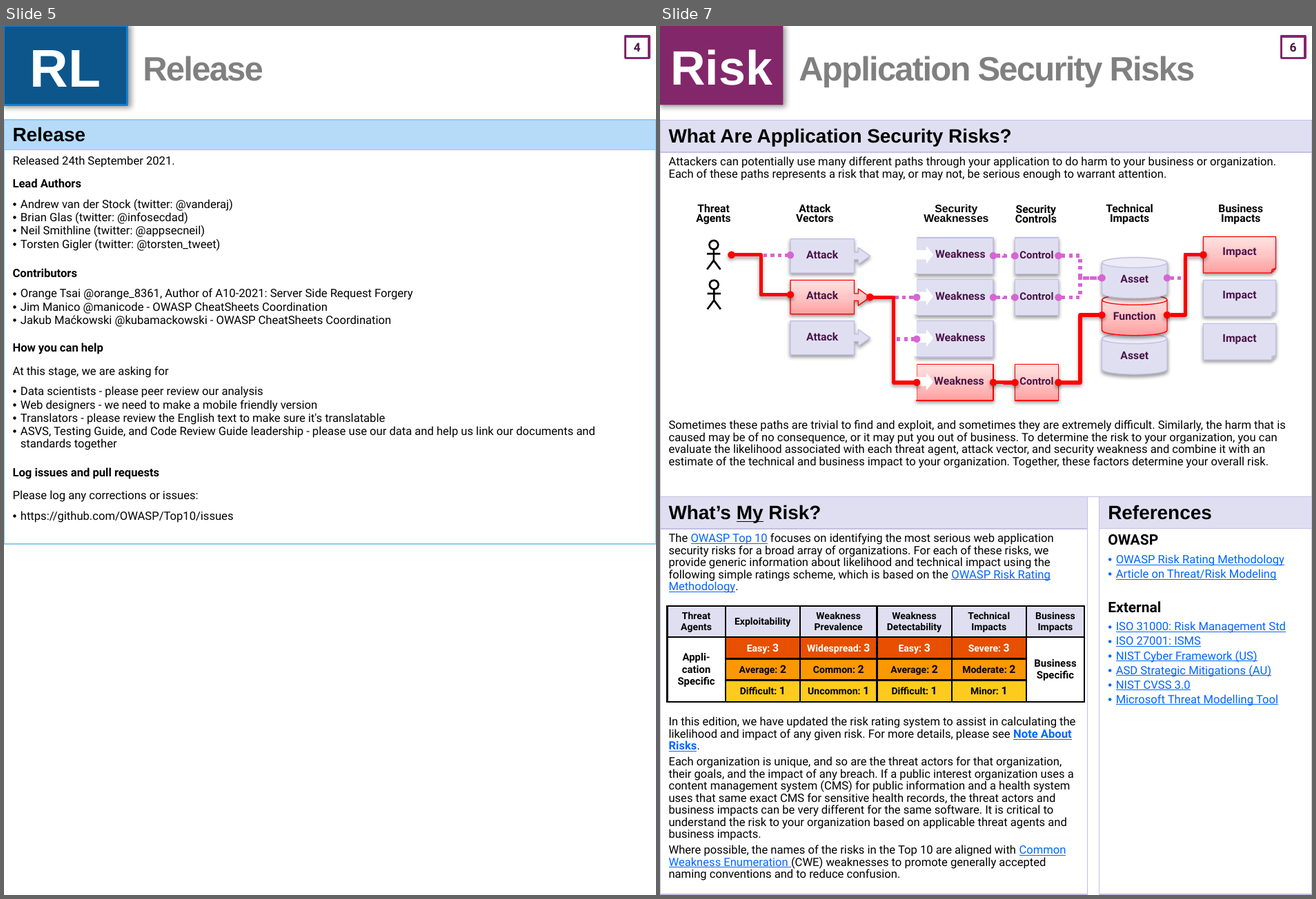
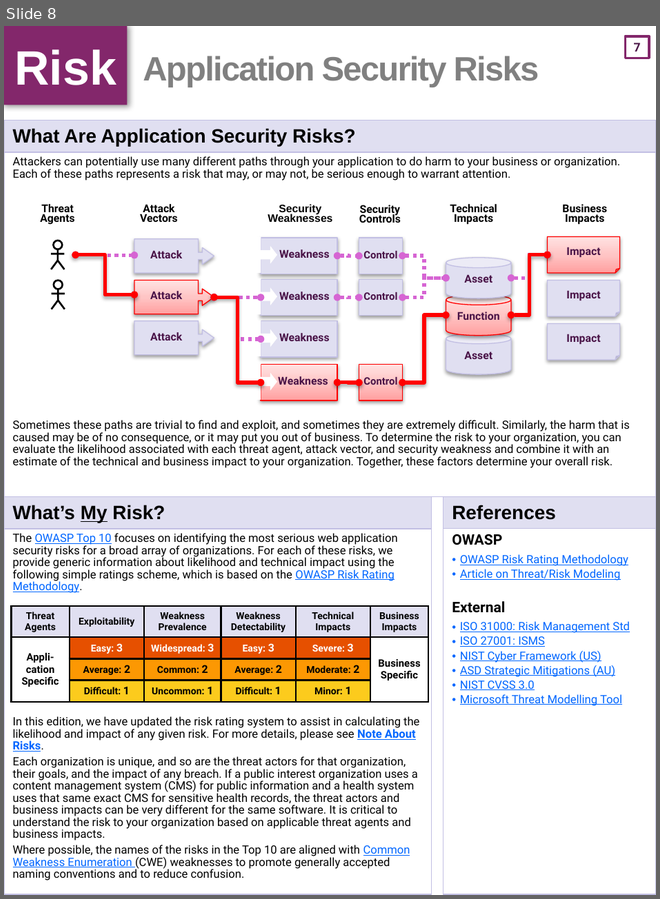
Before and after one commit to OWASP/Top10, a slide deck: 2021/docs/OWASP Top 10-2021 (en).pptx. Shown side by side, each under a label of ours: slides 5 and 7 before the commit, slide 8 after it; the slides between them are not shown. The pictures are 1316x899 and 660x899 pixels, drawn with LibreOffice and Linux fonts; fonts in the diff are those of the drawing. Boxes give left, top, right and bottom in pixels: in the first picture for what was removed or moved away, otherwise in the second. Text is boxed around its words. In the diff, an @@ line names an element or a change of style, - is before the commit and + after.

```diff
--- a/2021/docs/OWASP Top 10-2021 (en).pptx
+++ b/2021/docs/OWASP Top 10-2021 (en).pptx
@@ slide 5 removed at [4, 26, 656, 895], background #FFFFFF; not listed: 1 template element that a slide beside it also shows @@
@@ text removed at [4, 26, 128, 105] @@
-RL
@@ title removed at [143, 56, 263, 81] @@
-Release
@@ table removed at [4, 120, 656, 546], 2 rows, 1 columns @@
-Release
-Released 24th September 2021. / Lead Authors / Andrew van der Stock (twitter: @vanderaj) / Brian Glas (twitter: @infosecdad) / Neil Smithline (twitter: @appsecneil) / Torsten Gigler (twitter: @torsten_tweet) / Contributors / Orange Tsai @orange_8361, Author of A10-2021: Server Side Request Forgery / Jim Manico @manicode - OWASP CheatSheets Coordination / Jakub Maćkowski @kubamackowski - OWASP CheatSheets Coordination / How you can help / At this stage, we are asking for / Data scientists - please peer review our analysis / Web designers - we need to make a mobile friendly version / Translators - please review the English text to make sure it's translatable / ASVS, Testing Guide, and Code Review Guide leadership - please use our data and help us link our documents and standards together / Log issues and pull requests / Please log any corrections or issues: / https://github.com/OWASP/Top10/issues
@@ what was slide 7 is now slide 8 @@
@@ page number at [634, 43, 641, 52]: text changed @@
-6
+7
```
Also in this commit, not shown: 5 slides changed, 2 slides added, 1 other file.
